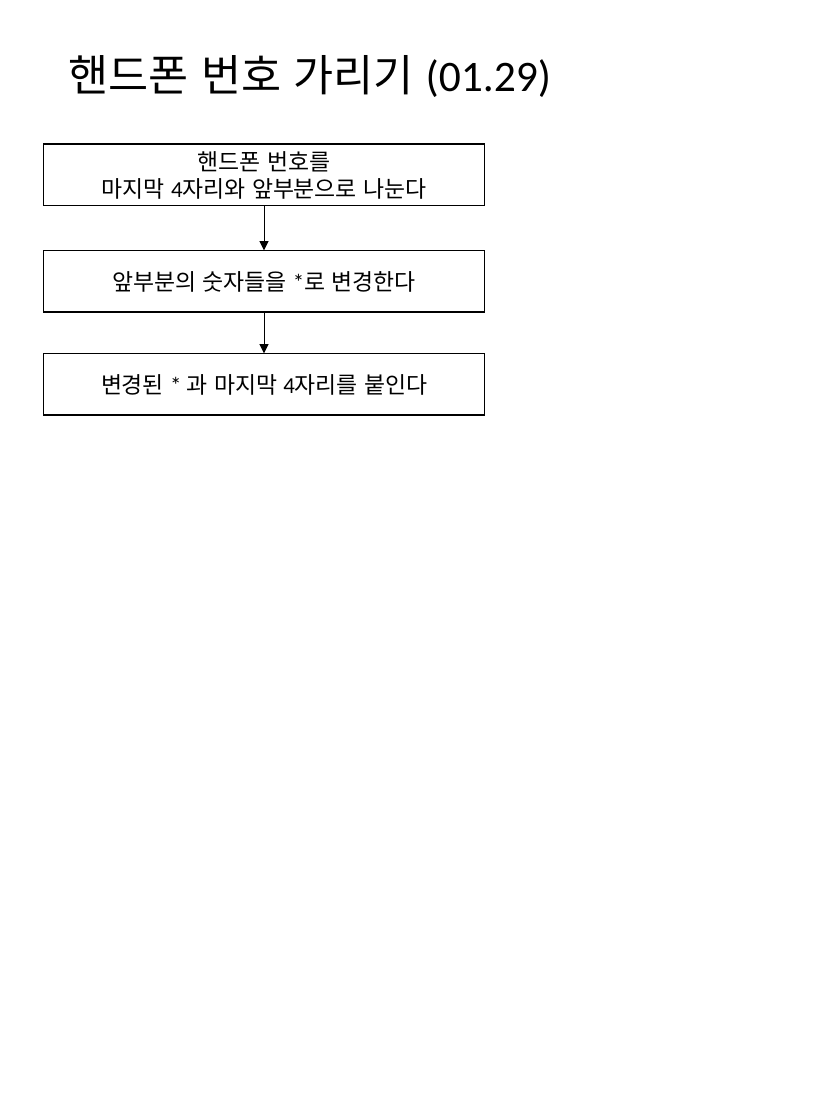
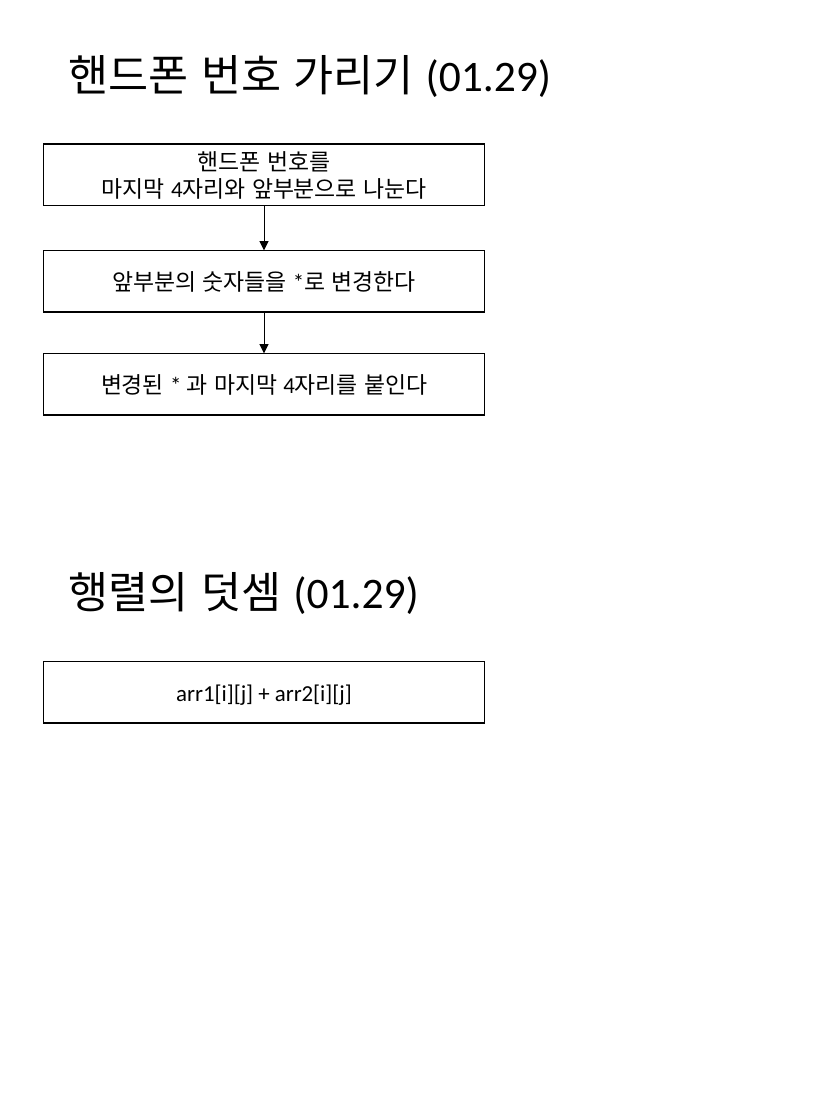
Before and after one commit to mornings9047/Algorithms_Programmers, a slide deck: slide 31 of 알고리즘_프로그래머스_Level01_순서도.pptx. Drawn at 840x1120 pixels with LibreOffice and Linux fonts; fonts in the diff are those of the drawing. Boxes give left, top, right and bottom in pixels: in the first picture for what was removed or moved away, otherwise in the second. Text is boxed around its words. In the diff, an @@ line names an element or a change of style, - is before the commit and + after.

Commit message:
행렬의 덧셈

```diff
--- a/알고리즘_프로그래머스_Level01_순서도.pptx
+++ b/알고리즘_프로그래머스_Level01_순서도.pptx
@@ text added at [69,572,419,614], 28 pt, text #000000 @@
+행렬의 덧셈 (01.29)
@@ rectangle added at [44,661,485,722], outline #000000 1 pt, 14.7 pt, text #000000 @@
+arr1[i][j] + arr2[i][j]
```
Also in this commit, not shown: 2 other files.
